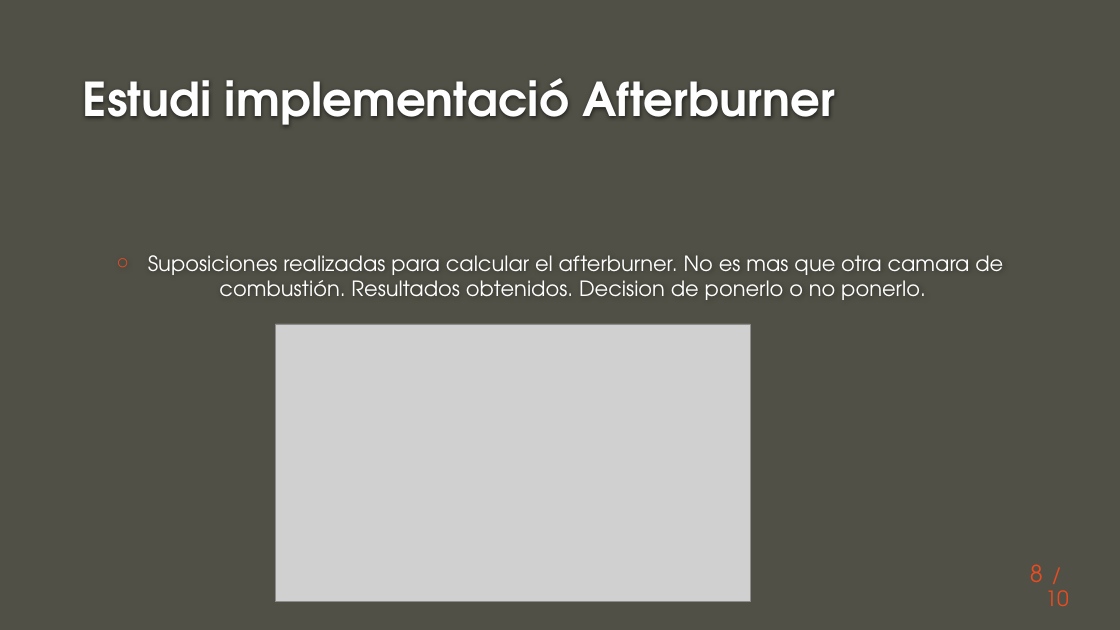
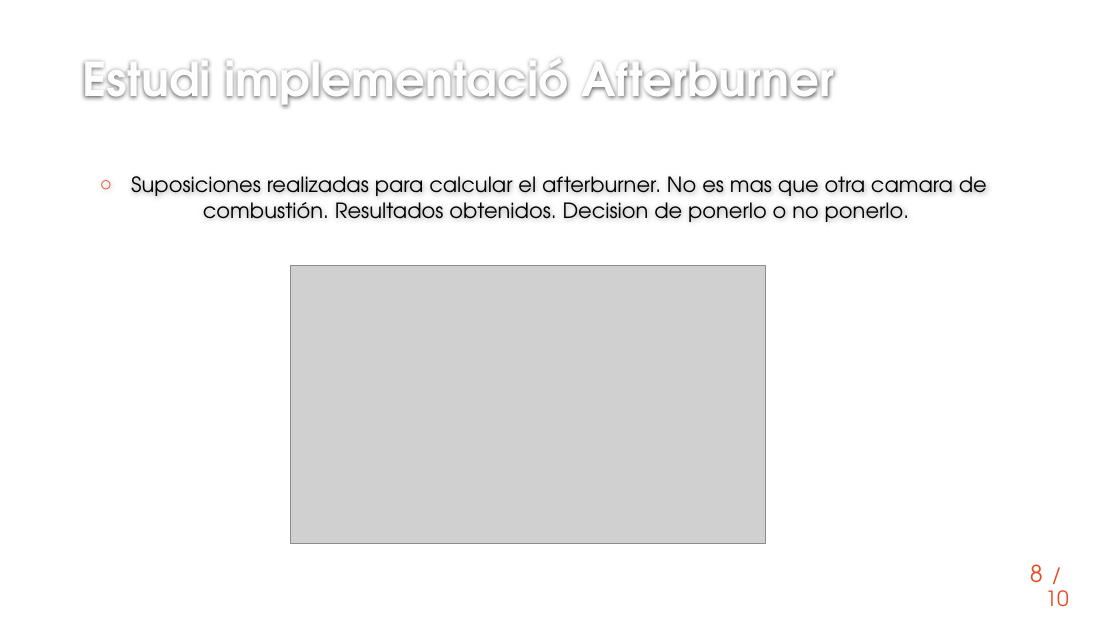
Before and after one commit to naydden/jet-engine-parametrization, a slide deck: slide 8 of ppt/Exposició.pptx. Drawn at 1120x630 pixels with LibreOffice and Linux fonts; fonts in the diff are those of the drawing; grey boxes stand for pictures; background and template pictures are left out. Boxes give left, top, right and bottom in pixels: in the first picture for what was removed or moved away, otherwise in the second. Text is boxed around its words. In the diff, an @@ line names an element or a change of style, - is before the commit and + after.

```diff
--- a/ppt/Exposició.pptx
+++ b/ppt/Exposició.pptx
@@ background #505046 to #FFFFFF @@
@@ title "Estudi implementació Afterburner": place and size @@
-title "Estudi implementació Afterburner" at box(83, 78, 835, 125)
+title "Estudi implementació Afterburner" at box(82, 59, 834, 108)
@@ text "Suposiciones realizadas para calcular el ...": place and size @@
-text "Suposiciones realizadas para calcular el ..." at box(148, 255, 1003, 300)
+text "Suposiciones realizadas para calcular el ..." at box(131, 176, 987, 222)
@@ text "Suposiciones realizadas para calcular el ..." at box(131, 176, 987, 222): text colour #FFFFFF to #000000 @@
@@ picture: place and size @@
-picture at box(276, 324, 750, 602)
+picture at box(291, 266, 765, 544)
```
Also in this commit, not shown: 7 other slides changed, 2 slides added, 2 slides removed, 4 other files.
